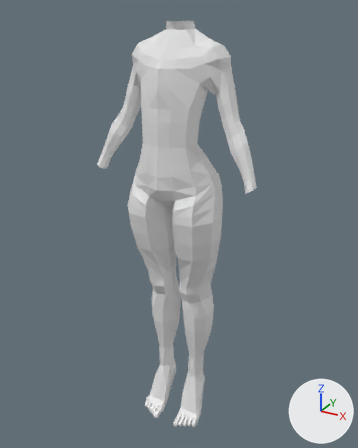
What one commit did to the Blender file 31.07.2025_Character.blend.
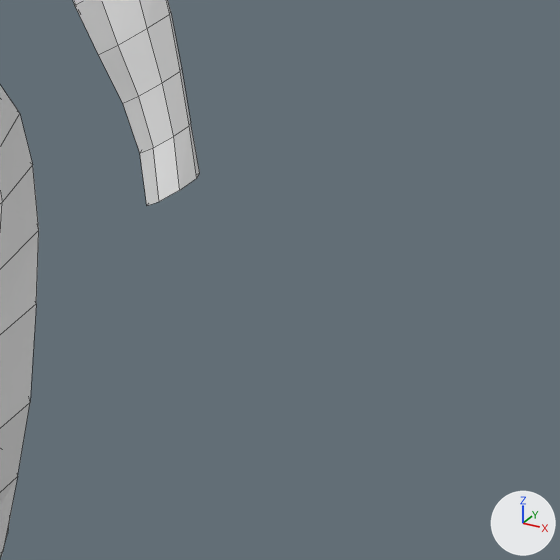
Each version is shown whole from a camera (50 mm lens) standing at (0.739, -1.358, 1.48) and looking at (-0.004, -0.006, 0.804), then close up on the part from 60% to 93% of the width and 34% to 60% of the height. Lighting does not change. The marker at lower right points along +X, +Y and +Z. The close-ups show mesh edges as thin lines.

In view in the first close-up: 'Цилиндр'.
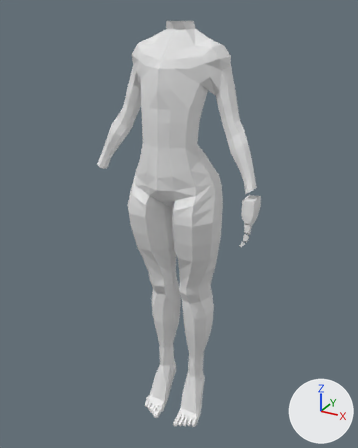
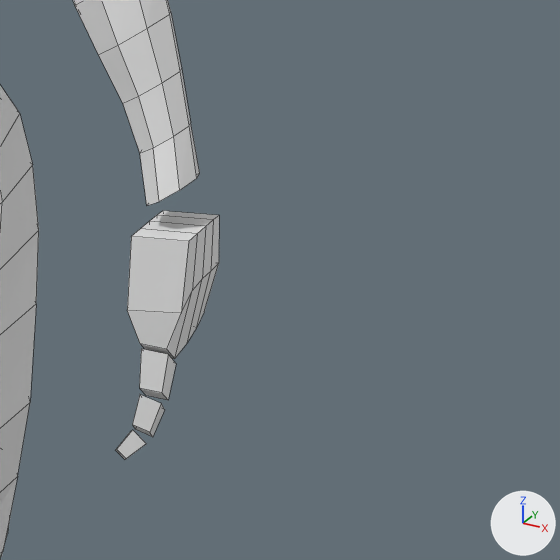
The change, as a diff of the scene's bpy script:
```diff
--- a/31.07.2025_Character.blend.py
+++ b/31.07.2025_Character.blend.py
@@ me_куб @@
+me_куб.from_pydata(...)  # 54 vertices, 46 faces; spans x -1.0..0.83, y -1.04..1.43, z -1.0..3.37
@@ ob_куб @@
+ob_куб = bpy.data.objects.new('Куб', me_куб)
+ob_куб.location = (0.269, -0.0654, 0.935)
+ob_куб.scale = (-0.0206, -0.0292, -0.0346)
```

Pixel boxes (x1, y1, x2, y2) of what changed, in the close-ups (560 x 560 px):
'Куб', added
    after: (116, 211, 219, 459)
